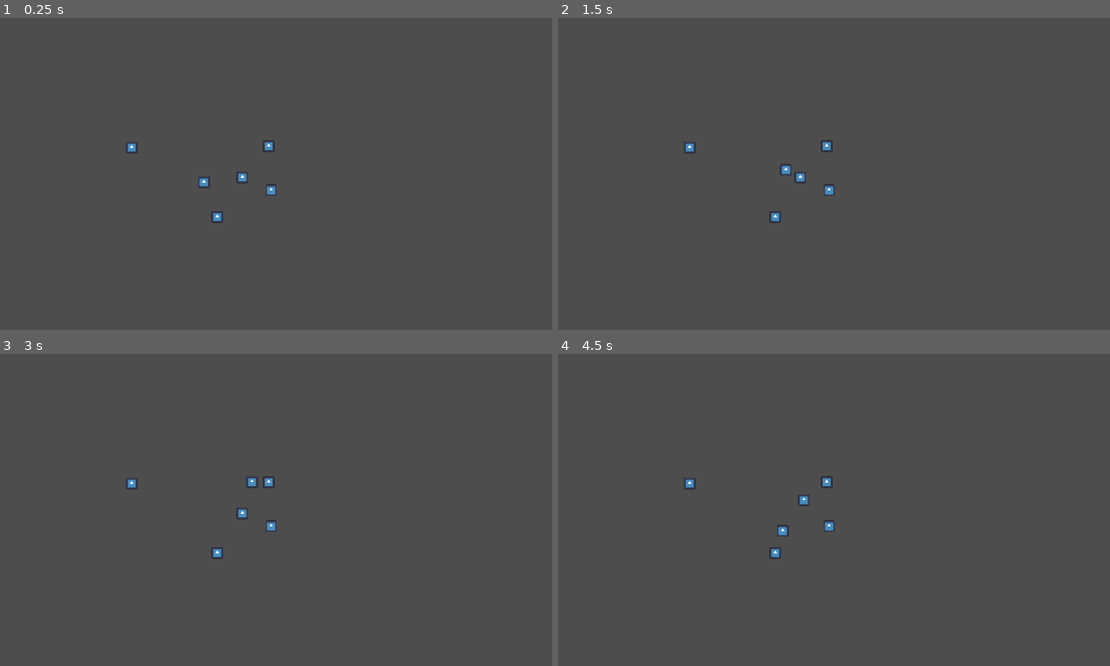
Above: before the commit, frames 1-4 (two rows, left to right).
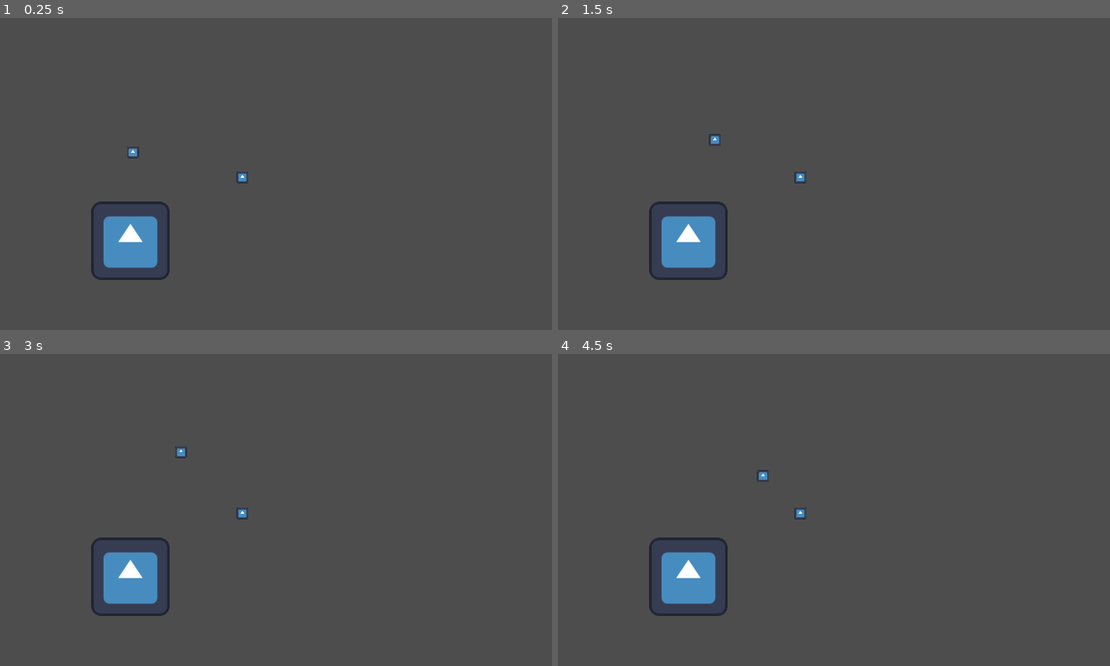
Above: after the commit, the same moments.

Repository: Clement-Quach/queensgamejam
Game: Godot game, scene res://scenes/collider.tscn
Same seed, same stepped clock (60 frames per second), same inputs: the game is played once before the commit and once after it. This scene is started directly instead of the project's main scene. The engine's default icon, where the game draws it, is replaced by a stand-in: a white triangle on a blue panel in a dark square.
Inputs (mouse positions are in pixels of both pictures, inside the frame that each line leads up to):
- Up to frame 1 (0.25 s): no input
- Up to frame 2 (1.5 s): tap Enter (ui_accept) at 0.5, 0.77, 1.25 s; move the mouse to (955, 158) at 0.52 s; press the mouse at (955, 158) at 0.53 s; hold Right (ui_right) from 0.53 s (still down); move the mouse to (718, 189) at 1.27 s; release the mouse at (718, 189) at 1.28 s; click (718, 189) at 1.35 s
- Up to frame 3 (3 s): tap Enter (ui_accept) at 1.52, 2, 2.75 s; move the mouse to (331, 441) at 2.02 s; release Right (ui_right) at 2.03 s; press the mouse at (331, 441) at 2.03 s; hold Left (ui_left) 2.03-2.78 s; move the mouse to (248, 572) at 2.77 s; release the mouse at (248, 572) at 2.78 s; hold Right (ui_right) from 2.78 s (still down); click (248, 572) at 2.85 s
- Up to frame 4 (4.5 s): tap Enter (ui_accept) at 3.02, 3.5, 3.77, 4.25 s; move the mouse to (999, 556) at 3.52 s; press the mouse at (999, 556) at 3.53 s; move the mouse to (662, 463) at 4.27 s; release Right (ui_right) at 4.28 s; release the mouse at (662, 463) at 4.28 s; hold Left (ui_left) from 4.28 s (still down); click (662, 463) at 4.35 s

The runs differ from the first frame. In frame 1, 2.4% of the frame differs, in the area x 16-51%, y 39-84%; in frame 2, 2.4%; in frame 3, 2.4%; in frame 4, 2.5%, in the area x 16-51%, y 37-84%.

Commit message:
added projectiles

Diff:
--- /dev/null
+++ b/queensgamejam/main_menu.tscn
@@ -0,0 +1,40 @@
+[gd_scene load_steps=3 format=3 uid="uid://6nlutcowotaw"]
+
+[ext_resource type="Texture2D" uid="uid://bic0dpuaml4ul" path="res://assets/menu.png" id="1_x5hkw"]
+[ext_resource type="Script" path="res://main_menu.gd" id="1_youtg"]
+
+[node name="mainMenu" type="Control"]
+layout_mode = 3
+anchors_preset = 15
+anchor_right = 1.0
+anchor_bottom = 1.0
+grow_horizontal = 2
+grow_vertical = 2
+script = ExtResource("1_youtg")
+
+[node name="TextureRect" type="TextureRect" parent="."]
+texture_filter = 1
+layout_mode = 0
+offset_right = 40.0
+offset_bottom = 40.0
+scale = Vector2(9, 9)
+texture = ExtResource("1_x5hkw")
+
+[node name="play" type="Button" parent="."]
+show_behind_parent = true
+layout_mode = 0
+offset_left = 306.0
+offset_top = 225.0
+offset_right = 604.0
+offset_bottom = 343.0
+
+[node name="quit" type="Button" parent="."]
+show_behind_parent = true
+layout_mode = 0
+offset_left = 306.0
+offset_top = 370.0
+offset_right = 603.0
+offset_bottom = 486.0
+
+[connection signal="button_down" from="play" to="." method="_on_play_button_down"]
+[connection signal="button_down" from="quit" to="." method="_on_quit_button_down"]
--- a/queensgamejam/particle_base.gd
+++ b/queensgamejam/particle_base.gd
@@ -38,7 +38,7 @@
 	var other_body = area.get_parent()
 
 	# Check if the parent is a CharacterBody2D
-	if other_body is CharacterBody2D:
+	if other_body is CharacterBody2D and other_body.has_method("getMass"):
 		print(other_body.name, " ", other_body.direction)
 		# Access the 'value' variable from the other CharacterBody2D
 		var otherDirection = other_body.getDirection()
--- /dev/null
+++ b/queensgamejam/projectile.gd
@@ -0,0 +1,23 @@
+extends CharacterBody2D
+@export var speed: Vector2
+@export var direction: Vector2
+
+
+func _physics_process(delta: float) -> void:
+	# Add the gravity.
+	if is_on_floor() || is_on_wall():
+		queue_free()
+
+	#if collision with player
+
+
+	move_and_slide()
+
+
+
+
+func _on_area_2d_area_entered(area: Area2D) -> void:
+	var parent = area.get_parent()
+	print (parent.name)
+	if  parent and parent.name == "player":
+		parent.queue_free()
--- /dev/null
+++ b/queensgamejam/scenes/boss.tscn
@@ -0,0 +1,8 @@
+[gd_scene load_steps=2 format=3 uid="uid://beq6j6jklgijo"]
+
+[ext_resource type="Texture2D" uid="uid://cfsn4q5ydiykh" path="res://icon.svg" id="1_336j5"]
+
+[node name="CharacterBody2D" type="CharacterBody2D"]
+
+[node name="Sprite2D" type="Sprite2D" parent="."]
+texture = ExtResource("1_336j5")
--- a/queensgamejam/scenes/collider.tscn
+++ b/queensgamejam/scenes/collider.tscn
@@ -1,13 +1,14 @@
-[gd_scene load_steps=4 format=3 uid="uid://csv4n66ympl5b"]
+[gd_scene load_steps=5 format=3 uid="uid://csv4n66ympl5b"]
 
 [ext_resource type="PackedScene" uid="uid://bdeto3dpfhttl" path="res://scenes/wall.tscn" id="1_704lm"]
 [ext_resource type="PackedScene" uid="uid://bqljjh47t4yin" path="res://scenes/hydrogen.tscn" id="2_1udnh"]
 [ext_resource type="PackedScene" uid="uid://dsely15cvyl4n" path="res://scenes/slingShot.tscn" id="3_qhxu8"]
+[ext_resource type="PackedScene" uid="uid://bqvb7ajjjro68" path="res://scenes/projectile.tscn" id="4_8r74e"]
 
 [node name="Collider" type="Node2D"]
 
 [node name="StaticBody2D4" parent="." instance=ExtResource("1_704lm")]
-position = Vector2(8985, 576)
+position = Vector2(8984, 580)
 scale = Vector2(400, 1)
 
 [node name="StaticBody2D3" parent="." instance=ExtResource("1_704lm")]
@@ -23,28 +24,15 @@
 scale = Vector2(1, 10)
 
 [node name="player" parent="." instance=ExtResource("2_1udnh")]
-position = Vector2(340, 269)
+position = Vector2(224, 220)
 collision_layer = 1
-mass = 2
 
 [node name="CharacterBody2D" parent="." instance=ExtResource("2_1udnh")]
 position = Vector2(403, 261)
 collision_layer = 1
+mass = 2
 
 [node name="Line2D" parent="." instance=ExtResource("3_qhxu8")]
 
-[node name="CharacterBody2D2" parent="." instance=ExtResource("2_1udnh")]
-position = Vector2(450, 282)
-collision_layer = 1
-
-[node name="CharacterBody2D3" parent="." instance=ExtResource("2_1udnh")]
-position = Vector2(446, 210)
-collision_layer = 1
-
-[node name="CharacterBody2D4" parent="." instance=ExtResource("2_1udnh")]
-position = Vector2(362, 326)
-collision_layer = 1
-
-[node name="CharacterBody2D5" parent="." instance=ExtResource("2_1udnh")]
-position = Vector2(222, 212)
-collision_layer = 1
+[node name="CharacterBody2D2" parent="." instance=ExtResource("4_8r74e")]
+position = Vector2(220, 365)
--- a/queensgamejam/scenes/hydrogen.tscn
+++ b/queensgamejam/scenes/hydrogen.tscn
@@ -19,5 +19,9 @@
 position = Vector2(-0.5, 0)
 shape = SubResource("CircleShape2D_t72k3")
 
+[node name="hurtbox" parent="." index="3"]
+collision_layer = 4
+collision_mask = 4
+
 [connection signal="area_entered" from="Area2D" to="." method="_on_area_2d_area_entered"]
 [connection signal="area_shape_entered" from="Area2D" to="." method="_on_area_2d_area_shape_entered"]
--- /dev/null
+++ b/queensgamejam/scenes/projectile.tscn
@@ -0,0 +1,30 @@
+[gd_scene load_steps=5 format=3 uid="uid://bqvb7ajjjro68"]
+
+[ext_resource type="Script" path="res://projectile.gd" id="1_u6qai"]
+[ext_resource type="Texture2D" uid="uid://cfsn4q5ydiykh" path="res://icon.svg" id="2_d61fl"]
+
+[sub_resource type="RectangleShape2D" id="RectangleShape2D_6o1uu"]
+size = Vector2(143, 136)
+
+[sub_resource type="RectangleShape2D" id="RectangleShape2D_pyfmu"]
+size = Vector2(121, 103)
+
+[node name="CharacterBody2D" type="CharacterBody2D"]
+script = ExtResource("1_u6qai")
+
+[node name="Sprite2D" type="Sprite2D" parent="."]
+texture = ExtResource("2_d61fl")
+
+[node name="Area2D" type="Area2D" parent="."]
+collision_layer = 5
+collision_mask = 5
+
+[node name="CollisionShape2D" type="CollisionShape2D" parent="Area2D"]
+position = Vector2(2.5, 1)
+shape = SubResource("RectangleShape2D_6o1uu")
+
+[node name="CollisionShape2D" type="CollisionShape2D" parent="."]
+position = Vector2(1, 3)
+shape = SubResource("RectangleShape2D_pyfmu")
+
+[connection signal="area_entered" from="Area2D" to="." method="_on_area_2d_area_entered"]
Not shown: 1 places in queensgamejam/scenes/slingShot.tscn that only renumber resources
